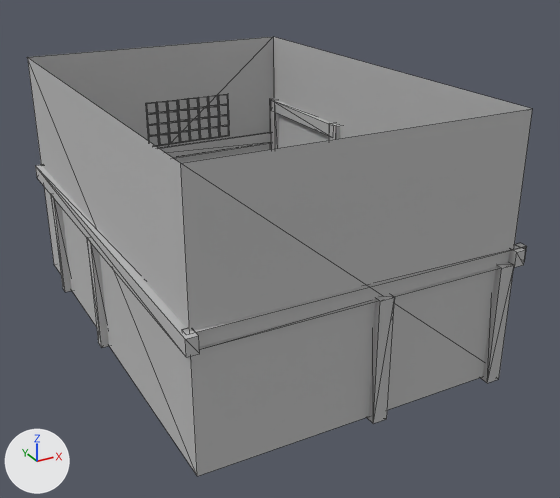
One commit to the FBX model Assets/Models/Main/fangwuzhuti.fbx: the scene before it, then after it.
Both versions are drawn from a 50 mm lens placed at (-12.1, -25.6, 14.5), pointed at (0.6, -2.6, 3.0). The axes (+X, +Y, +Z) are drawn at lower left. The lights are the same throughout. Mesh edges are drawn as thin lines. Where no turn or scale is listed for an object, it has been applied to the vertices.

Names of what the first picture shows: 'fangwuzhuti'.
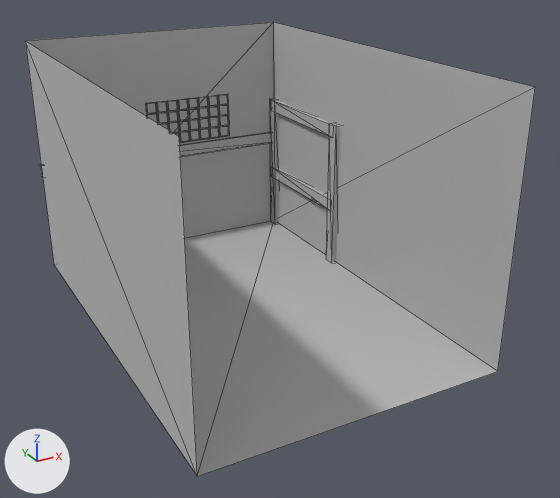
Location of each change, [x1, y1, x2, y2] in pixels of the pictures (560 x 498 px):
'fangwuzhuti', reshaped: before [27, 37, 532, 476]; after [25, 22, 535, 476]
part 1 of me_mesh, deleted: before [35, 165, 527, 424]
part 2 of me_mesh, cut back: before [27, 37, 532, 476]; after [25, 22, 535, 475]

Edits to the bpy script that builds the scene:
```text
Change me_mesh:
    used by ob_fangwuzhuti; location = (-0.08, -1.37, 4.46)
    verts and faces of me_mesh; kept vertices keep their numbers, new ones are numbered from 450
    before: 402 (-5.7, -7.9, -4.5) at pixel (197, 476), 403 (5.5, -7.9, -4.5), 404 (-5.7, -7.9, 4.6) at pixel (180, 163), 405 (5.5, -7.9, 4.6) at pixel (532, 108), 406 (-5.7, 8.2, 4.6) at pixel (27, 57)
    before: 407 (5.5, 8.2, 4.6) at pixel (273, 36), 409 (5.5, 8.2, -4.5)
    remove me_mesh.from_pydata(...)  # 450 vertices, 962 faces; spans x -5.9..5.9, y -8.2..8.2, z -4.6..4.6
    add me_mesh.from_pydata(...)  # 394 vertices, 880 faces; spans x -5.7..5.9, y -7.9..8.2, z -4.5..5.3
    me_mesh part 1: 7 loose pieces with 56 vertices, spanning x -5.9..5.9, y -8.2..8.2, z -4.6..0.1, are deleted
    me_mesh part 2
    add delete_vertices([404, 405])  # with the faces that use them
    add verts[406] = (-5.7, 8.2, 5.3)  # moved, pixel (25, 40)
    add verts[407] = (5.5, 8.2, 5.3)  # moved, pixel (273, 22)
    add verts[450] = (-5.7, -7.9, 5.3)  # pixel (179, 136)
    add verts[451] = (5.5, -7.9, 5.3)  # pixel (535, 87)
    add faces += [(403, 451, 409), (407, 409, 451), (402, 406, 450)]
```
